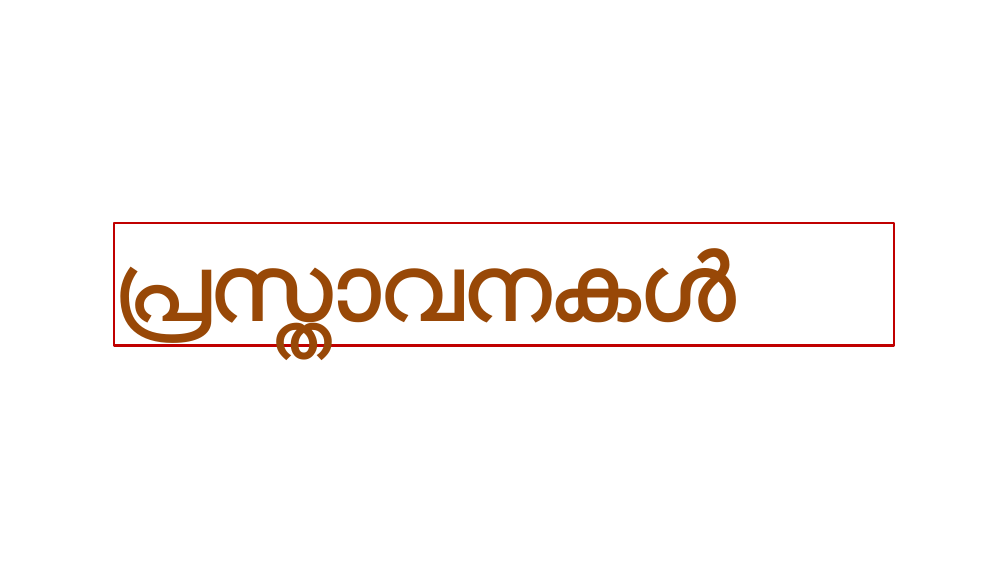
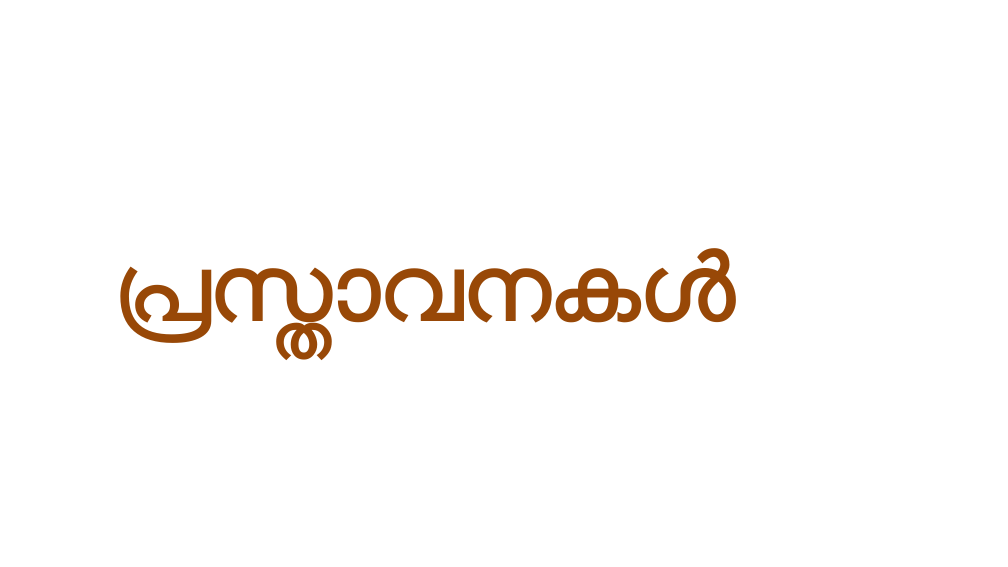
Before and after one commit to gijocode/Church_PPT_Utility, a slide deck: slide 63 of templates/malayalam_service_template.pptx. Drawn at 1008x567 pixels with LibreOffice and Linux fonts; fonts in the diff are those of the drawing; background and template pictures are left out. Boxes give left, top, right and bottom in pixels: in the first picture for what was removed or moved away, otherwise in the second. Text is boxed around its words. In the diff, an @@ line names an element or a change of style, - is before the commit and + after.

```diff
--- a/templates/malayalam_service_template.pptx
+++ b/templates/malayalam_service_template.pptx
@@ text "പ്രസ്താവനകള്‍": place and size @@
-text "പ്രസ്താവനകള്‍" at [113, 223, 895, 346]
+text "പ്രസ്താവനകള്‍" at [116, 248, 736, 347]
@@ text "പ്രസ്താവനകള്‍" at [116, 248, 736, 347]: fill #FFFFFF to none; outline #C00000 2 pt to none @@
```
Also in this commit, not shown: 14 other slides changed, 1 other file.
